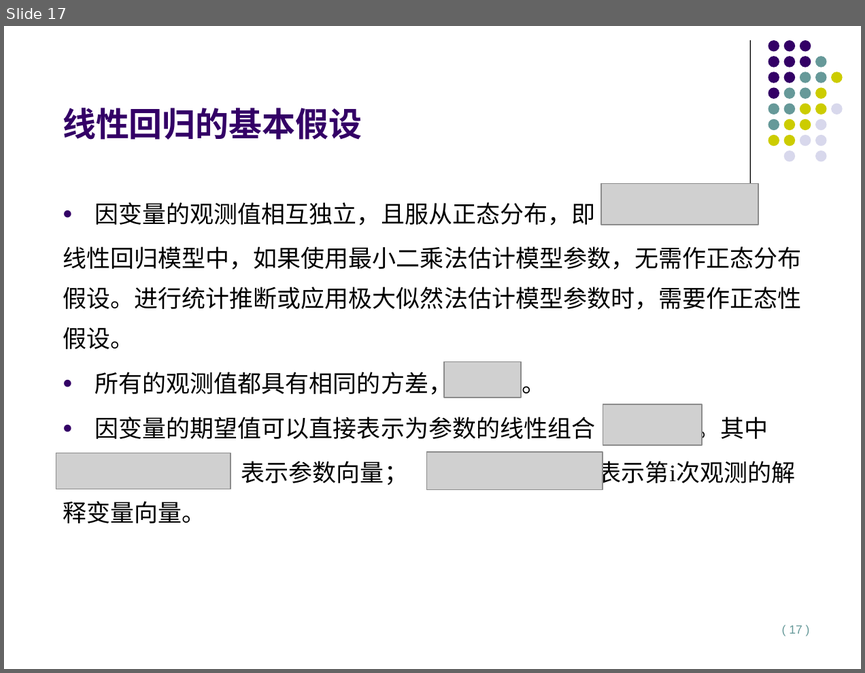
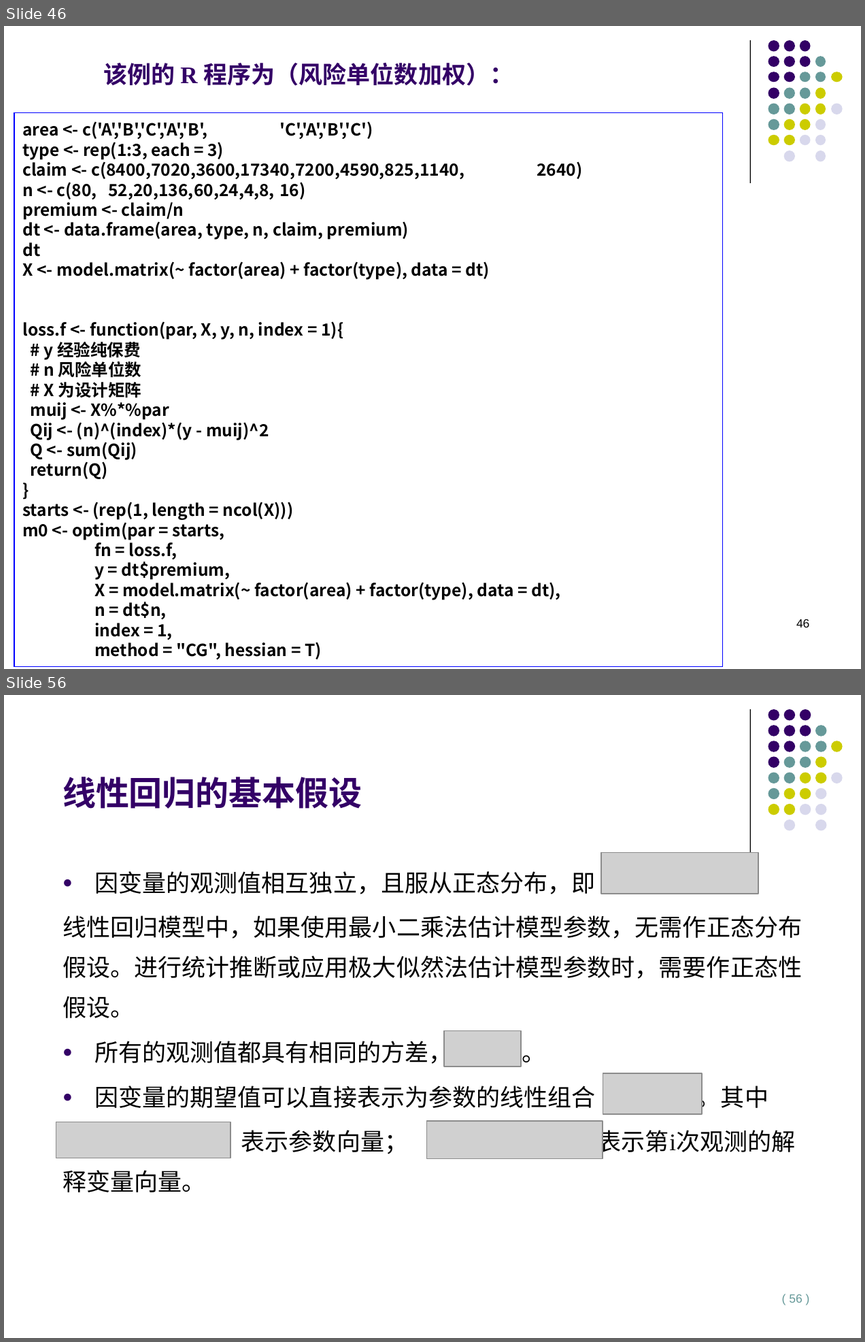
Before and after one commit to lizhengxiao/Non-life-Insurance-Actuarial-Science, a slide deck: Lectures/7 - Classification Rating and Generalized Linear Models.pptx. Shown one above the other, each under a label of ours: slide 17 before the commit, slides 46 and 56 after it; the slides between them are not shown. The pictures are 865x673 and 865x1342 pixels, drawn with LibreOffice and Linux fonts; fonts in the diff are those of the drawing; grey boxes stand for pictures. Boxes give left, top, right and bottom in pixels: in the first picture for what was removed or moved away, otherwise in the second. Text is boxed around its words. In the diff, an @@ line names an element or a change of style, - is before the commit and + after.

```diff
--- a/Lectures/7 - Classification Rating and Generalized Linear Models.pptx
+++ b/Lectures/7 - Classification Rating and Generalized Linear Models.pptx
@@ slide 46 added at <box>4,26,861,669</box>, background #FFFFFF; not listed: 13 template elements that a slide beside it also shows @@
@@ text added at <box>103,63,514,86</box>, 20 pt, text #330066, bold @@
+该例的 R 程序为（风险单位数加权）：
@@ rectangle added at <box>14,112,723,666</box>, outline #0000FF 0.75 pt, 14 pt, text #000000, bold @@
+area <- c('A','B','C','A','B', 'C','A','B','C')
+type <- rep(1:3, each = 3)
+claim <- c(8400,7020,3600,17340,7200,4590,825,1140, 2640)
+n <- c(80, 52,20,136, 60,24,4,8, 16)
+premium <- claim/n
+dt <- data.frame(area, type, n, claim, premium)
+dt
+X <- model.matrix(~ factor(area) + factor(type), data = dt)
+loss.f <- function(par, X, y, n, index = 1){
+# y 经验纯保费
+# n 风险单位数
+# X 为设计矩阵
+muij <- X%*%par
+Qij <- (n)^(index)*(y - muij)^2
+Q <- sum(Qij)
+return(Q)
+}
+starts <- (rep(1, length = ncol(X)))
+m0 <- optim(par = starts,
+fn = loss.f,
+y = dt$premium,
+X = model.matrix(~ factor(area) + factor(type), data = dt),
+n = dt$n,
+index = 1,
+method = "CG", hessian = T)
@@ group added at <box>768,40,842,161</box>: 19 ellipses @@
@@ page number added at <box>796,618,809,627</box>, 10 pt, text #000000 @@
+46
@@ what was slide 17 is now slide 56 @@
@@ page number at <box>789,1294,802,1302</box>: text changed @@
-( 17 )
+( 56 )
```
Also in this commit, not shown: 7 slides changed, 38 other slides added, 2 other files.
